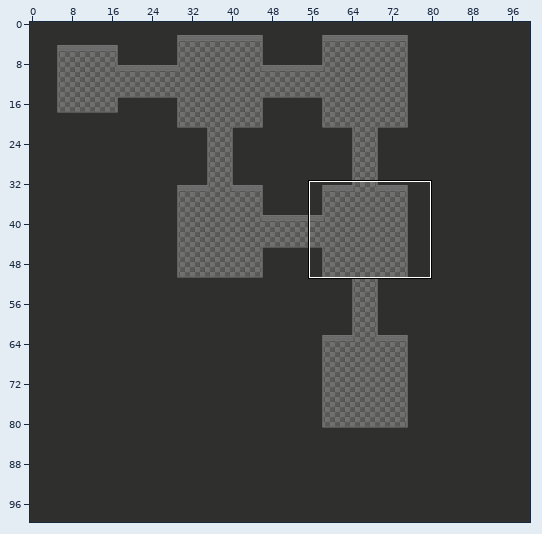
Two states of a Tiled map, tmx/test_map.tmx. Above: a wide view before the commit, with the close-up outlined.
Close-up. Before the edit:
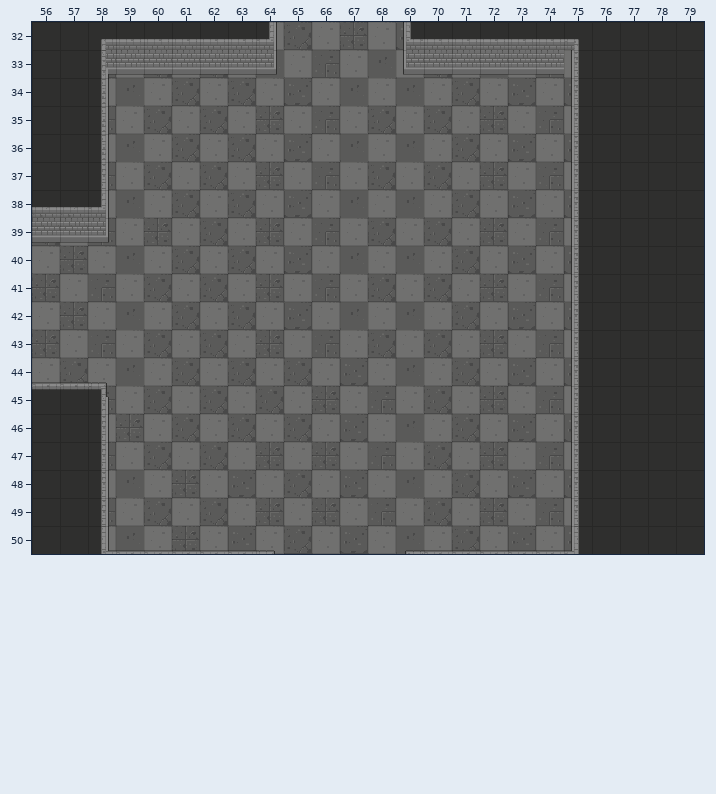
Cells are 32x32 px. Shown: x 56..79, y 32..50. The commit also changed other parts of the map, which this record leaves out.
And afterwards:
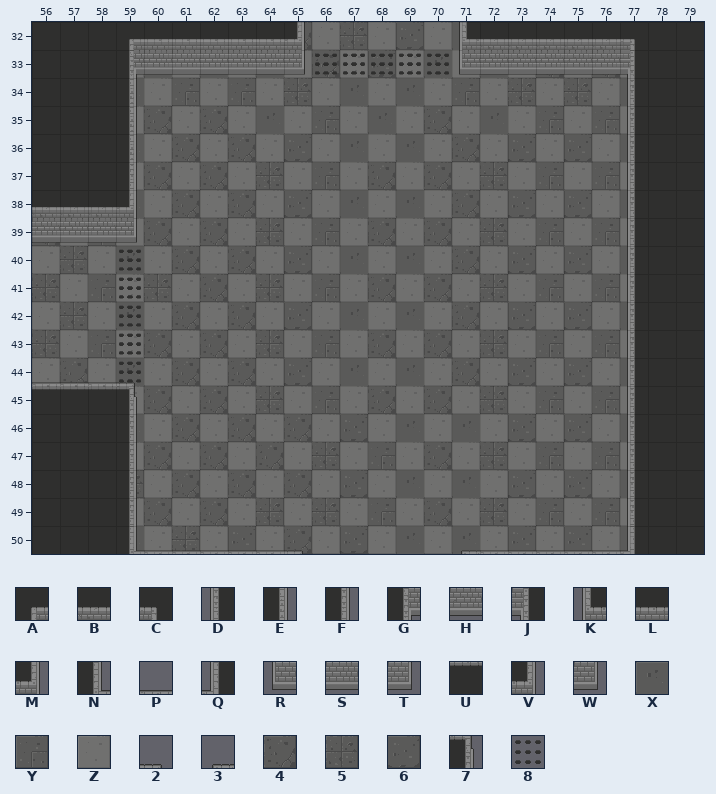
Key: from "tileset_1": A 3, B 4, C 5, D 16, E 16 turned 180, F 18, G 19, H 20, J 21, K 32, L 33, M 34, N 35, P 36, Q 37, R 48, S 49, T 50, U 52, V 65, W 81, X 90, Y 93, Z 95, 2 97, 3 98, 4 104, 5 105, 6 109, 7 113, 8 245.
_ is an empty cell.
Tiles of an added or newly shown layer are drawn over the layers below it.
Difference:
Layer "floor":
y 32: x 64 Z -> _; x 70..71 __ -> ZX
y 33: x 58 Y -> _; x 66 Y -> 4; x 68 X -> 6; x 70 4 -> X; x 76..77 __ -> 4Z
y 34: x 58 Z -> _; x 75..77 6__ -> 5ZX
y 35: x 58 Y -> _; x 76..77 __ -> YZ
y 36: x 58 Z -> _; x 76..77 __ -> ZX
y 37: x 58 Y -> _; x 76..77 __ -> YZ
y 38: x 58 Z -> _; x 76..77 __ -> ZX
y 39: x 76..77 __ -> YZ
y 40: x 76..77 __ -> ZX
y 41: x 76..77 __ -> YZ
y 42: x 76..77 __ -> ZX
y 43: x 76..77 __ -> YZ
y 44: x 76..77 __ -> ZX
y 45: x 58 Y -> _; x 76..77 __ -> YZ
y 46: x 58..59 Z5 -> _X; x 76..77 __ -> ZX
y 47: x 58 Y -> _; x 76..77 __ -> YZ
y 48: x 58..59 ZX -> _5; x 76..77 __ -> ZX
y 49: x 58 Y -> _; x 76..77 __ -> YZ
y 50: x 58 Z -> _; x 71 4 -> X; x 76..77 __ -> ZX
Layer "walls":
y 32: x 58..59 AL -> _A; x 64..65 V_ -> LV; x 69..71 KLL -> __K; x 75..77 C__ -> BBC
y 33: x 58..59 GS -> _G; x 64..65 W_ -> SW; x 69..71 RSS -> __R; x 75..77 D__ -> HHJ
y 34..36: x 58..59 E_ -> _E; x 75 D -> _; x 77 _ -> D
y 37: x 58..59 F_ -> _F; x 75 D -> _; x 77 _ -> D
y 38: x 58..59 M_ -> BM; x 75 D -> _; x 77 _ -> D
y 39: x 58..59 T_ -> HT; x 75 D -> _; x 77 _ -> D
y 40..43: x 75 D -> _; x 77 _ -> D
y 44: x 58..59 2_ -> P2; x 75 D -> _; x 77 _ -> D
y 45: x 58..59 7_ -> U7; x 75 D -> _; x 77 _ -> D
y 46..49: x 58..59 F_ -> _F; x 75 D -> _; x 77 _ -> D
y 50: x 58..59 NP -> _N; x 64..65 2_ -> P2; x 69..71 3PP -> __3; x 75..77 Q__ -> PPQ
Layer "trap" (added):
y 33: x 66..70 _____ -> 88888
y 40..44: x 59 _ -> 8
Changed places in both close-ups, as pixel boxes (x1, y1, x2, y2):
changed: (89, 39, 144, 554)
changed: (257, 22, 479, 78)
changed: (564, 39, 635, 554)
changed: (257, 550, 303, 554)
changed: (405, 526, 480, 554)
